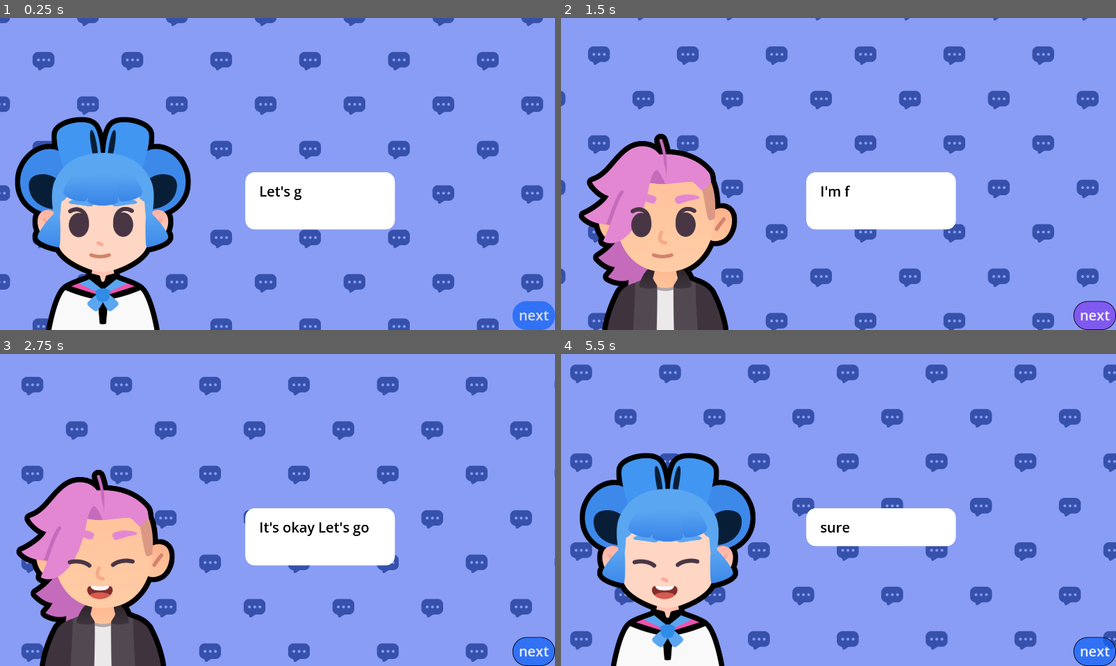
Above: before the commit, frames 1-4 (two rows, left to right).
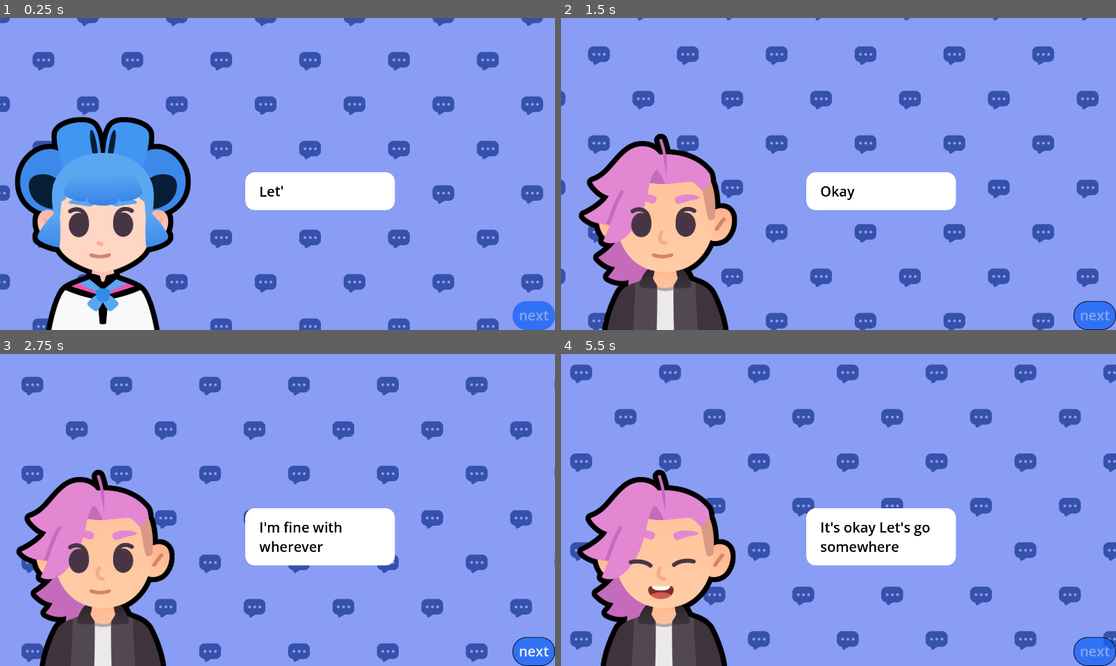
Above: after the commit, the same moments.

Repository: Jvzn012/M7-Telling-A-Story
Game: Godot game, scene res://lessons/dialogue.tscn
Same seed, same stepped clock (60 frames per second), same inputs: the game is played once before the commit and once after it. Sound files missing from this copy of the repository are replaced by a short silence.
Inputs (mouse positions are in pixels of both pictures, inside the frame that each line leads up to):
- Up to frame 1 (0.25 s): no input
- Up to frame 2 (1.5 s): click (1093, 314) at 0.5 s, where only the run before the commit has a clickable "next"; click "next" at 1.25 s
- Up to frame 3 (2.75 s): tap Enter at 2 s; move the mouse to (399, 494) at 2.02 s; hold D (move_right) from 2.03 s (still down); tap Z at 2.1 s; click (399, 494) at 2.17 s; tap Space at 2.27 s
- Up to frame 4 (5.5 s): move the mouse to (727, 525) at 2.77 s; release D (move_right) at 2.78 s; hold S (move_down) 2.78-3.53 s; tap Z every 0.75 s from 2.85 to 5.1 s; tap Space at 3.02, 4.52, 5.27 s; move the mouse to (894, 441) at 3.52 s; hold D (move_right) 3.53-4.28 s; move the mouse to (810, 572) at 4.27 s; hold W (move_up) 4.28-5.03 s; click (810, 572) at 4.42 s; move the mouse to (1005, 556) at 5.02 s; hold A (move_left) from 5.03 s (still down)

The runs differ from the first frame. In frame 1, 1.9% of the frame differs, in the area x 44-99%, y 53-98%; in frame 2, 2.4%; in frame 3, 1.2%; in frame 4, 18%, in the area x 2-99%, y 31-100%.

Commit message:
M07L13 & 14

Diff:
--- a/M07.telling_a_story_workbook/lessons/dialogue.gd
+++ b/M07.telling_a_story_workbook/lessons/dialogue.gd
@@ -20,7 +20,7 @@
 var dialogue_items :Array[Dictionary] = [
 	{
 		"expression": expressions["regular"],
-		"text": "Let's go out later...",
+		"text": "[wave]Let's go out later[/wave]",
 		"character": bodies["sophia"]
 	},
 	{
@@ -35,7 +35,7 @@
 	},
 	{
 		"expression": expressions["sad"],
-		"text": "... but wait it's raining",
+		"text": "... bru [shake]it's raining[/shake]",
 		"character": bodies["sophia"]
 	},
 	{
@@ -50,12 +50,22 @@
 	},
 	{
 		"expression": expressions["regular"],
-		"text": "ocean ave?",
+		"text": "hurry pick",
+		"character": bodies["pink"],
+	},
+	{
+		"expression": expressions["sad"],
+		"text": "[shake]i don't know!![/shake]",
+		"character": bodies["sophia"],
+	},
+	{
+		"expression": expressions["regular"],
+		"text": "okay what about ocean?",
 		"character": bodies["pink"],
 	},
 	{
 		"expression": expressions["happy"],
-		"text": "sure!",
+		"text": "okay sure!",
 		"character": bodies["sophia"]
 	},
 	{
@@ -89,6 +99,11 @@
 
 	slide_in()
 
+	next_button.disabled = true
+	tween.finished.connect(func() -> void:
+		next_button.disabled = false
+	)
+
 func advance() -> void:
 	current_item_index += 1
 	if current_item_index == dialogue_items.size():
--- a/M07.telling_a_story_workbook/lessons/dialogue.tscn
+++ b/M07.telling_a_story_workbook/lessons/dialogue.tscn
@@ -40,6 +40,12 @@
 Button/styles/hover = ExtResource("7_nggfo")
 Button/styles/normal = ExtResource("6_nggfo")
 Button/styles/pressed = ExtResource("7_nggfo")
+
+[sub_resource type="InputEventAction" id="InputEventAction_xlxck"]
+action = &"advance_text"
+
+[sub_resource type="Shortcut" id="Shortcut_ujubm"]
+events = [SubResource("InputEventAction_xlxck")]
 
 [node name="Dialogue" type="Control"]
 layout_mode = 3
@@ -100,7 +106,8 @@
 offset_top = 534.0
 offset_right = -554.0
 offset_bottom = -415.0
-text = "HELLO WORLD!"
+bbcode_enabled = true
+text = "[b]HELLO WORLD!"
 fit_content = true
 
 [node name="NextButton" type="Button" parent="."]
@@ -116,6 +123,7 @@
 grow_horizontal = 0
 grow_vertical = 0
 theme = SubResource("Theme_rduj4")
+shortcut = SubResource("Shortcut_ujubm")
 text = "next"
 
 [node name="AudioStreamPlayer" type="AudioStreamPlayer" parent="."]
--- a/M07.telling_a_story_workbook/project.godot
+++ b/M07.telling_a_story_workbook/project.godot
@@ -79,6 +79,13 @@
 "events": [Object(InputEventMouseButton,"resource_local_to_scene":false,"resource_name":"","device":-1,"window_id":0,"a …(259 unchanged characters)…
 ]
 }
+advance_text={
+"deadzone": 0.2,
+"events": [Object(InputEventKey,"resource_local_to_scene":false,"resource_name":"","device":-1,"window_id":0,"alt_pressed":false,"shift_pressed":false,"ctrl_pressed":false,"meta_pressed":false,"pressed":false,"keycode":0,"physical_keycode":32,"key_label":0,"unicode":32,"location":0,"echo":false,"script":null)
+, Object(InputEventKey,"resource_local_to_scene":false,"resource_name":"","device":-1,"window_id":0,"alt_pressed":false,"shift_pressed":false,"ctrl_pressed":false,"meta_pressed":false,"pressed":false,"keycode":0,"physical_keycode":4194309,"key_label":0,"unicode":0,"location":0,"echo":false,"script":null)
+, Object(InputEventJoypadButton,"resource_local_to_scene":false,"resource_name":"","device":-1,"button_index":0,"pressure":0.0,"pressed":false,"script":null)
+]
+}
 
 [rendering]
 
Not shown: 1 places in M07.telling_a_story_workbook/lessons/dialogue.tscn that only renumber resources
